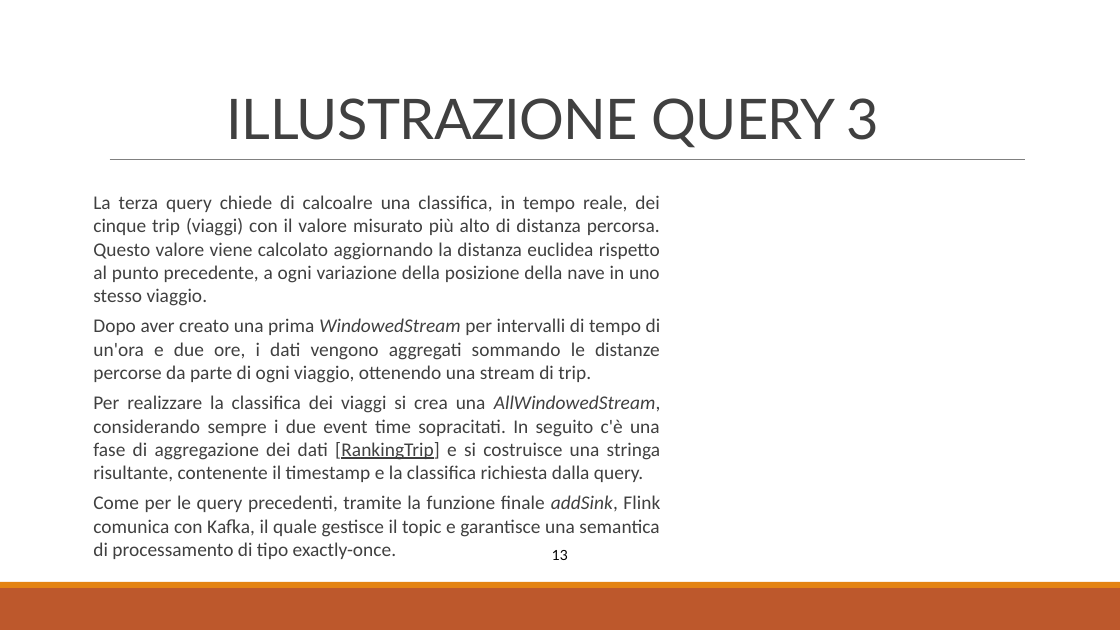
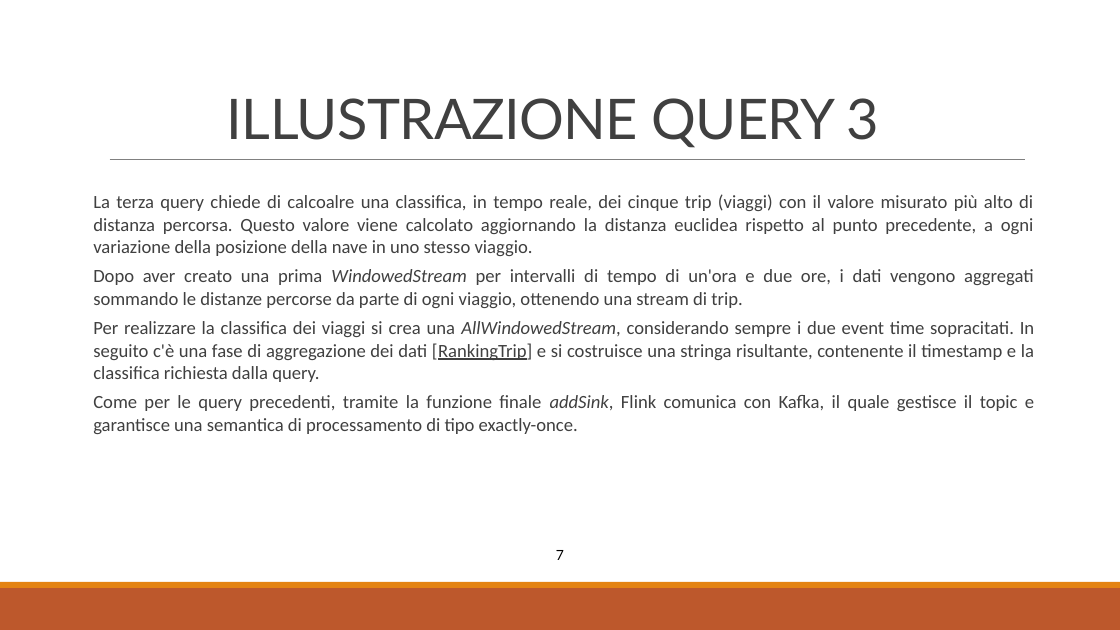
Before and after one commit to tizianotaglienti/sabd2021-project2, a slide deck: slide 9 of PROGETTO SABD 2.pptx. Drawn at 1120x630 pixels with LibreOffice and Linux fonts; fonts in the diff are those of the drawing. Boxes give left, top, right and bottom in pixels: in the first picture for what was removed or moved away, otherwise in the second. Text is boxed around its words. In the diff, an @@ line names an element or a change of style, - is before the commit and + after.

```diff
--- a/PROGETTO SABD 2.pptx
+++ b/PROGETTO SABD 2.pptx
@@ text "La terza query chiede di ..." at [93,194,1034,434]: size 16.6 to 16 pt @@
@@ text at [556,550,564,560]: text changed @@
-13
+7
```
Also in this commit, not shown: 7 other slides changed.
